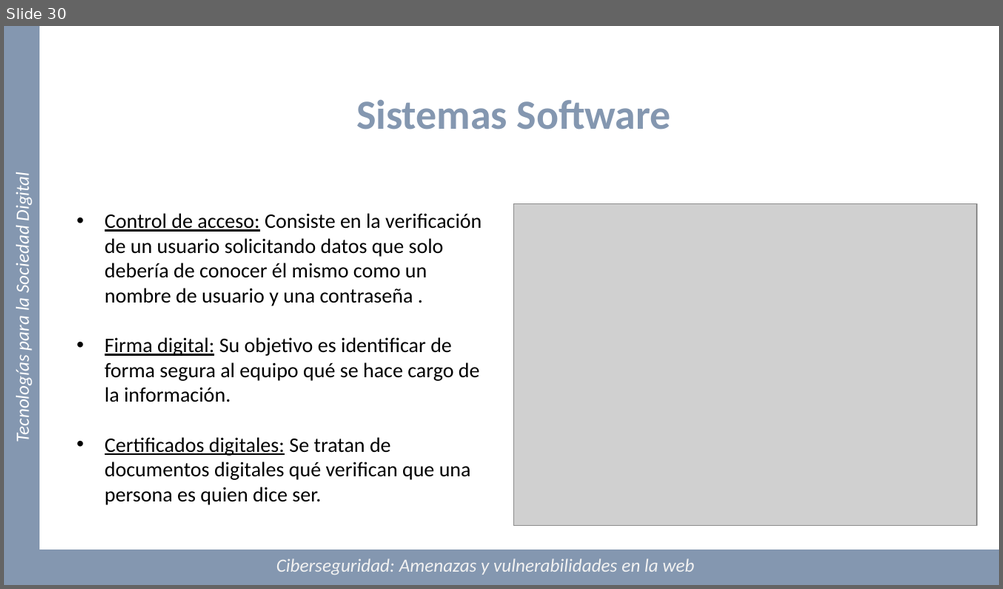
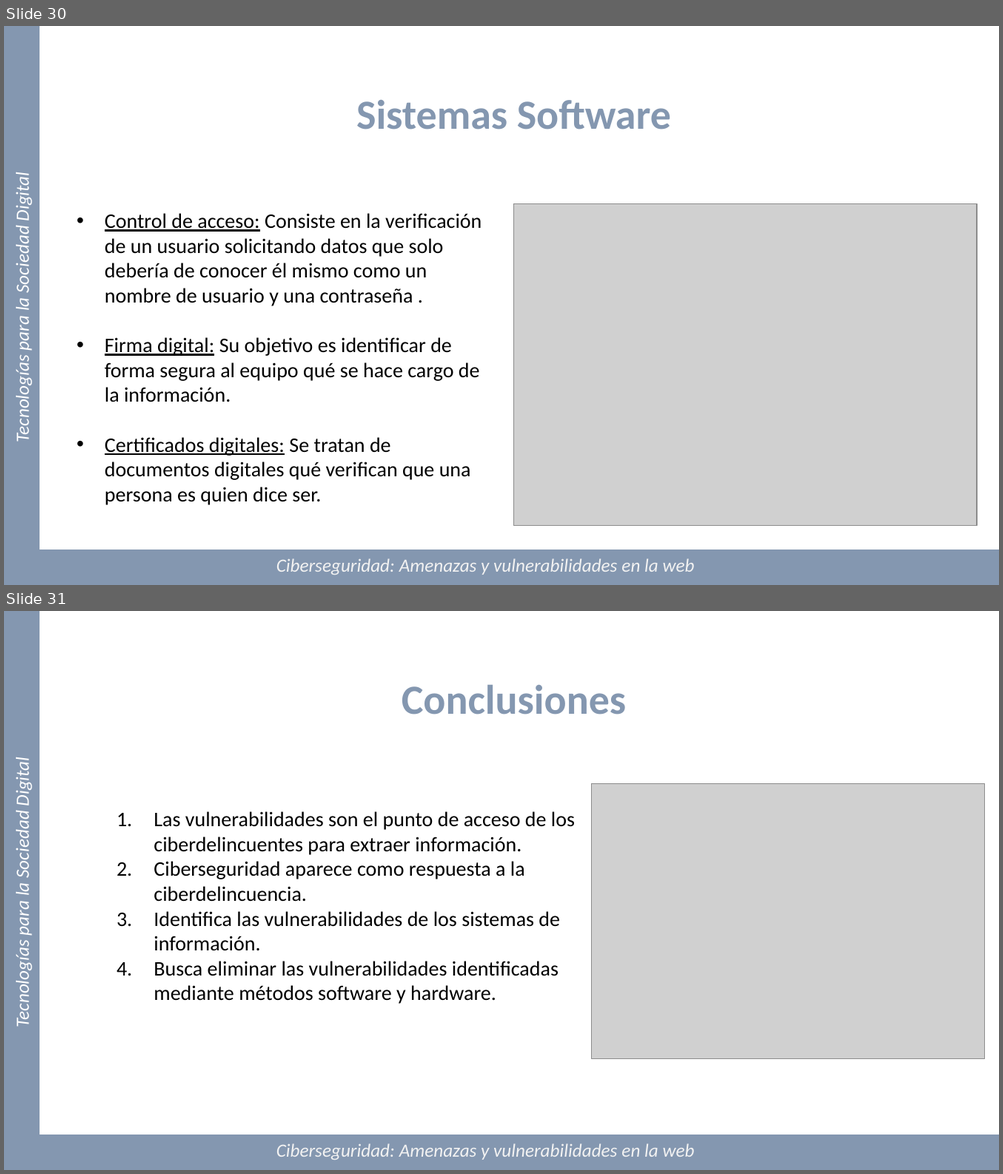
Before and after one commit to Marquez-David/TECNOLOGIAS-SOCIEDAD-DIGITAL, a slide deck: TF-E6/Presentacion/PresentaciónTFv5.pptx. Shown one above the other, each under a label of ours: slide 30 before the commit, slides 30 and 31 after it. The pictures are 1003x589 and 1003x1174 pixels, drawn with LibreOffice and Linux fonts; fonts in the diff are those of the drawing; grey boxes stand for pictures. Boxes give left, top, right and bottom in pixels: in the first picture for what was removed or moved away, otherwise in the second. Text is boxed around its words. In the diff, an @@ line names an element or a change of style, - is before the commit and + after.

Commit message:
Conclusiones

```diff
--- a/TF-E6/Presentacion/PresentaciónTFv5.pptx
+++ b/TF-E6/Presentacion/PresentaciónTFv5.pptx
@@ slide 31 added at bbox=[4, 611, 999, 1170], background #FFFFFF @@
@@ rectangle added at bbox=[5, 611, 40, 1170], fill #8497B0, outline #8497B0 1 pt @@
@@ title added at bbox=[401, 685, 626, 715], 40 pt, text #8497B0, bold @@
+Conclusiones
@@ text added at bbox=[11, 762, 34, 1026], 18 pt, text #FFFFFF, italic @@
+Tecnologías para la Sociedad Digital
@@ picture added at bbox=[591, 783, 984, 1059] @@
@@ text added at bbox=[153, 812, 575, 1004], 20 pt, text #000000 @@
+1. Las vulnerabilidades son el punto de acceso de los ciberdelincuentes para extraer información.
+2. Ciberseguridad aparece como respuesta a la ciberdelincuencia.
+3. Identifica las vulnerabilidades de los sistemas de información.
+4. Busca eliminar las vulnerabilidades identificadas mediante métodos software y hardware.
@@ rectangle added at bbox=[4, 1136, 999, 1170], fill #8497B0, outline #8497B0 1 pt @@
@@ text added at bbox=[276, 1144, 694, 1160], 18 pt, text #F2F2F2, italic @@
+Ciberseguridad: Amenazas y vulnerabilidades en la web
```
